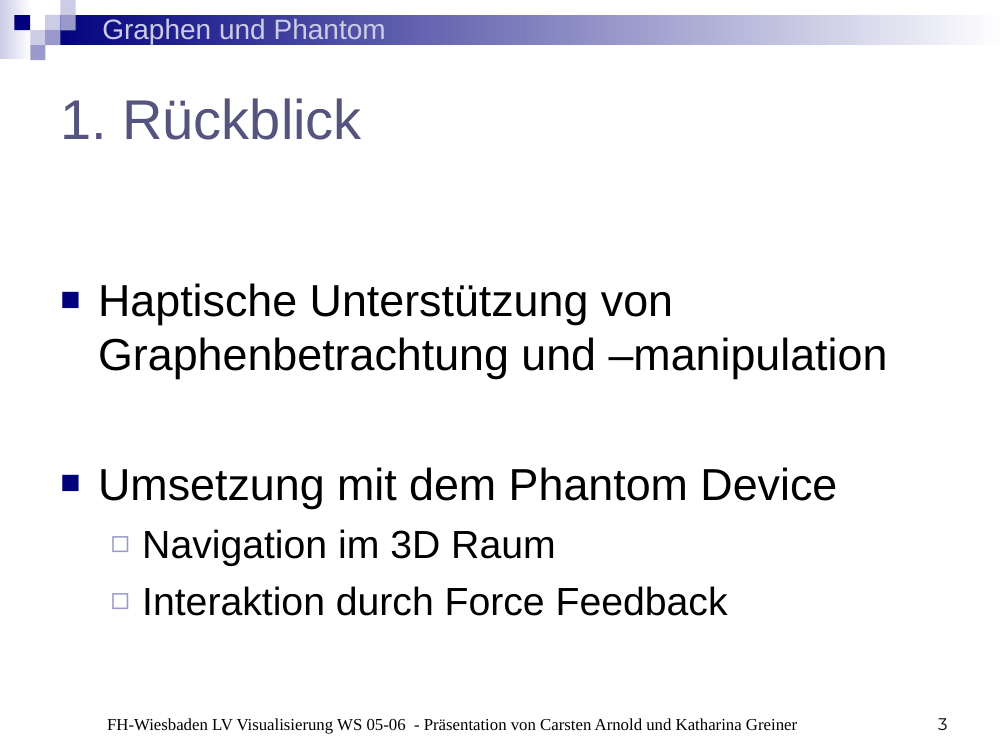
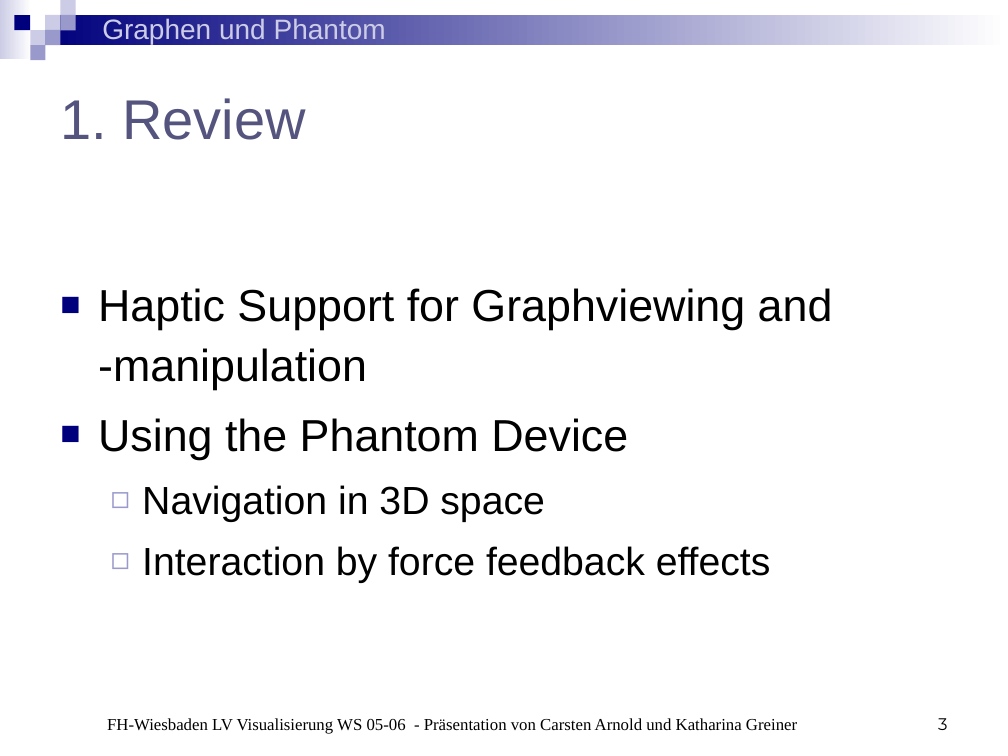
Before and after one commit to BackupTheBerlios/phantom-graphs-svn, a slide deck: slide 3 of trunk/Präsentationen/Präsentation3.ppt. Drawn at 1008x756 pixels with LibreOffice and Linux fonts; fonts in the diff are those of the drawing. Boxes give left, top, right and bottom in pixels: in the first picture for what was removed or moved away, otherwise in the second. Text is boxed around its words. In the diff, an @@ line names an element or a change of style, - is before the commit and + after.

Commit message:
Update Presentation 3

```diff
--- a/trunk/Präsentationen/Präsentation3.ppt
+++ b/trunk/Präsentationen/Präsentation3.ppt
@@ title at box(60, 98, 305, 140): text changed @@
-1. Rückblick
+1. Review
@@ text at box(98, 288, 833, 583): text changed @@
-■ Haptische Unterstützung von Graphenbetrachtung und –manipulation
-■ Umsetzung mit dem Phantom Device
-  ◻ Navigation im 3D Raum
-  ◻ Interaktion durch Force Feedback
+■ Haptic Support for Graphviewing and
+  -manipulation
+■ Using the Phantom Device
+  ◻ Navigation in 3D space
+  ◻ Interaction by force feedback effects
```
Also in this commit, not shown: 7 other slides changed.
